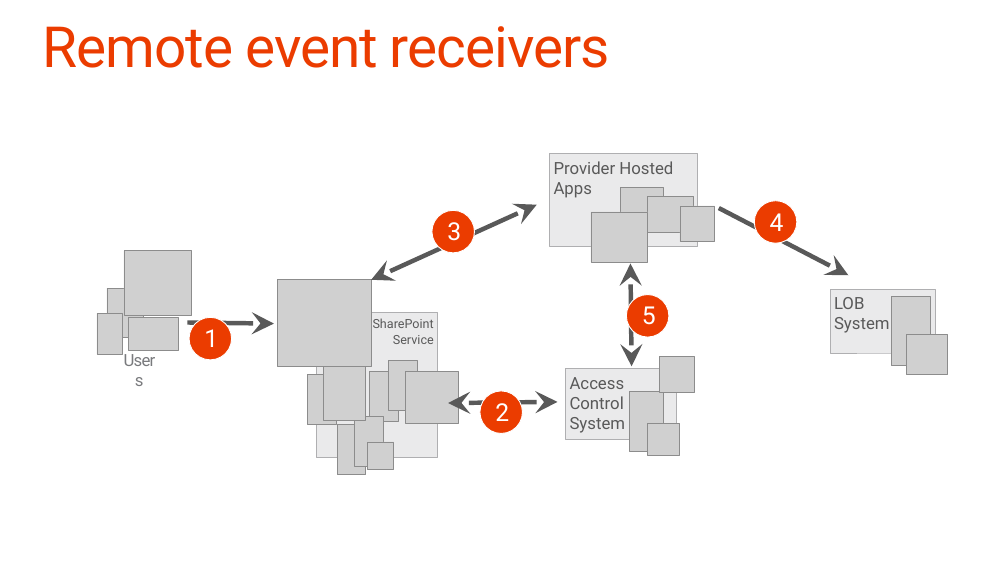
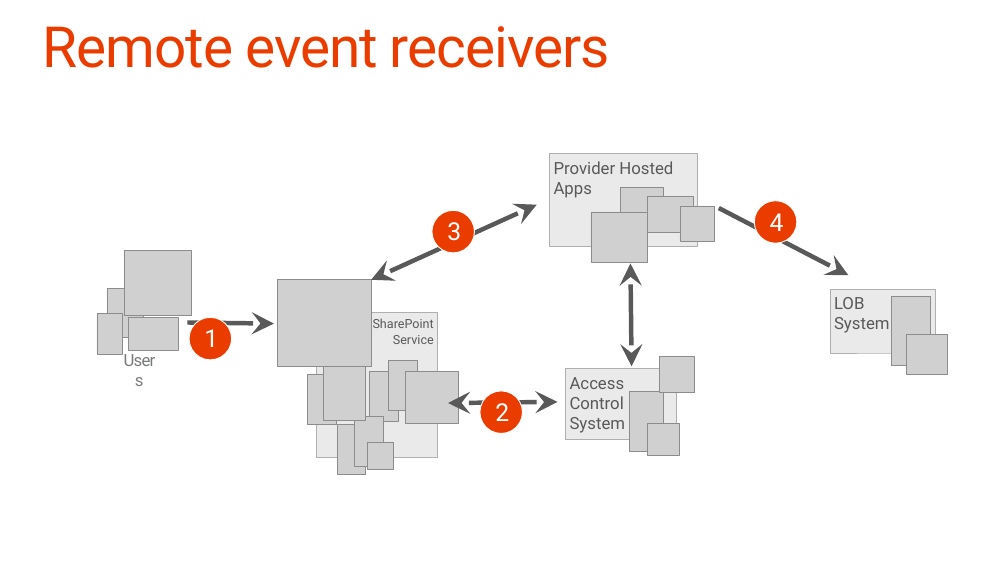
Before and after one commit to OfficeDev/TrainingContent, a slide deck: slide 20 of O3658/05 Using Remote Event Receivers and Remote Timer Jobs/5_RemoteTimersEvents.pptx. Drawn at 1008x567 pixels with LibreOffice and Linux fonts; fonts in the diff are those of the drawing; grey boxes stand for pictures; background and template pictures are left out. Boxes give left, top, right and bottom in pixels: in the first picture for what was removed or moved away, otherwise in the second. Text is boxed around its words. In the diff, an @@ line names an element or a change of style, - is before the commit and + after.

```diff
--- a/O3658/05 Using Remote Event Receivers and Remote Timer Jobs/5_RemoteTimersEvents.pptx
+++ b/O3658/05 Using Remote Event Receivers and Remote Timer Jobs/5_RemoteTimersEvents.pptx
@@ ellipse removed at box(626, 295, 668, 337) @@
@@ text removed at box(642, 306, 656, 325) @@
-5
```
Also in this commit, not shown: 8 other slides changed.
